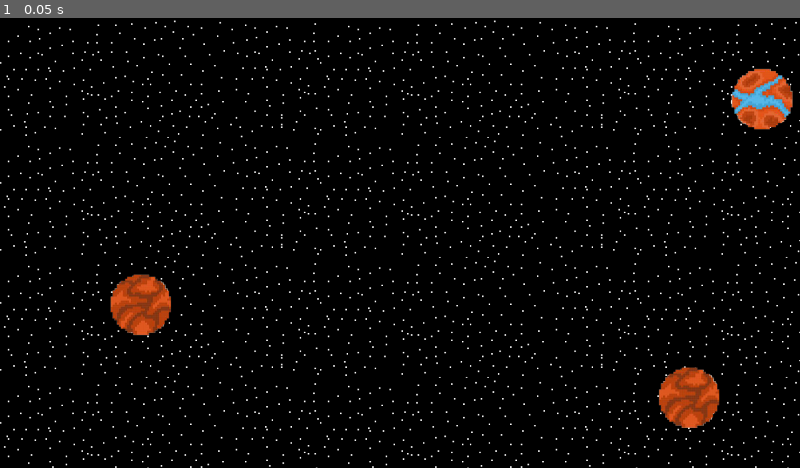
Above: before the commit, frame 1.
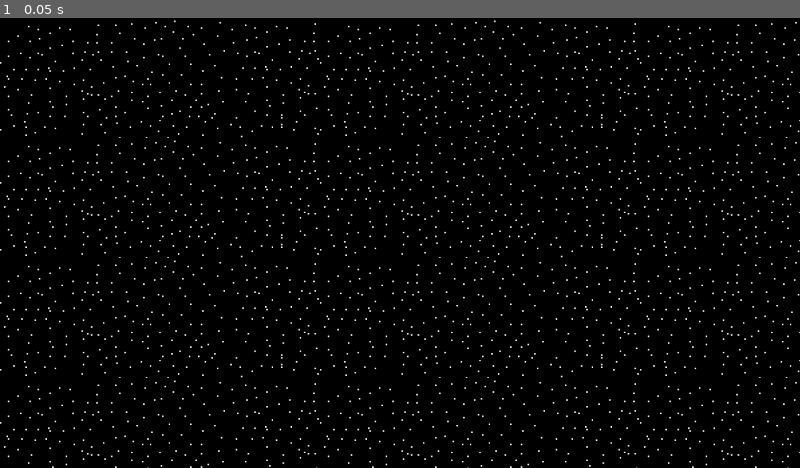
Above: after the commit, the same moment.

Repository: evanboardway/GVSU-CIS350-space-force-official
Game: Godot game, scene res://game/systems/blue.tscn
Two runs of this game, one before a commit and one after it. Both use one fixed random seed, a clock stepped at 60 frames per second and the inputs below. This scene is started directly instead of the project's main scene.
Inputs:
- Up to frame 1 (0.05 s): no input

The runs differ from the first frame. In frame 1, 2.5% of the frame differs, in the area x 13-100%, y 11-92%.

Commit message:
refactored planet generation to check distance between planets to prevent overlapping

Diff:
--- a/src/game/system/system.gd
+++ b/src/game/system/system.gd
@@ -15,42 +15,28 @@
 
 # returns a map of unique coordinates given a list of existing coordinates.
 func _get_random_coordinates(positions):
-	var needsX = true
-	var needsY = true
+	var validCoords = false
 	var rand = RandomNumberGenerator.new()
 	var x
 	var y
 
-	while needsX == true:
+	while validCoords == false:
 		rand.randomize()
-		var coord = rand.randf_range(-900, 2000)
-		if is_unique(coord, positions, "x"):
-			x = coord
-			needsX = false
-
-	while needsY == true:
+		var coordX = rand.randf_range(-900, 2000)
 		rand.randomize()
-		var coord = rand.randf_range(-500, 1300)
-		if is_unique(coord, positions, "y"):
-			y = coord
-			needsY = false
-
+		var coordY = rand.randf_range(-500, 1300)
+		if is_unique({"x": coordX, "y": coordY}, positions):
+			x = coordX
+			y = coordY
+			validCoords = true
 	return {
 		"x": x,
 		"y": y
 	}
 
-# SHOULD BE AN EQUATION TO CHECK DISTANCE BETWEEN COORD A AND B
-func is_unique(newCoordinate, positions, type):
-	match type:
-		"x":
-			for coordinate in positions:
-				if (abs(newCoordinate-coordinate["x"])) < 500:
-					return false
-				return true
-		"y":
-			for coordinate in positions:
-				if (abs(newCoordinate-coordinate["y"])) < 500:
-					return false
-				return true
+# AN EQUATION TO CHECK THAT THE DISTANCE BETWEEN COORD A AND B IS GREATER THAN 500
+func is_unique(newPoint, positions):
+	for coordinate in positions:
+		if sqrt(pow((coordinate["x"] - newPoint["x"]), 2) + pow((coordinate["y"] - newPoint["y"]), 2)) < 500:
+			return false
 	return true
